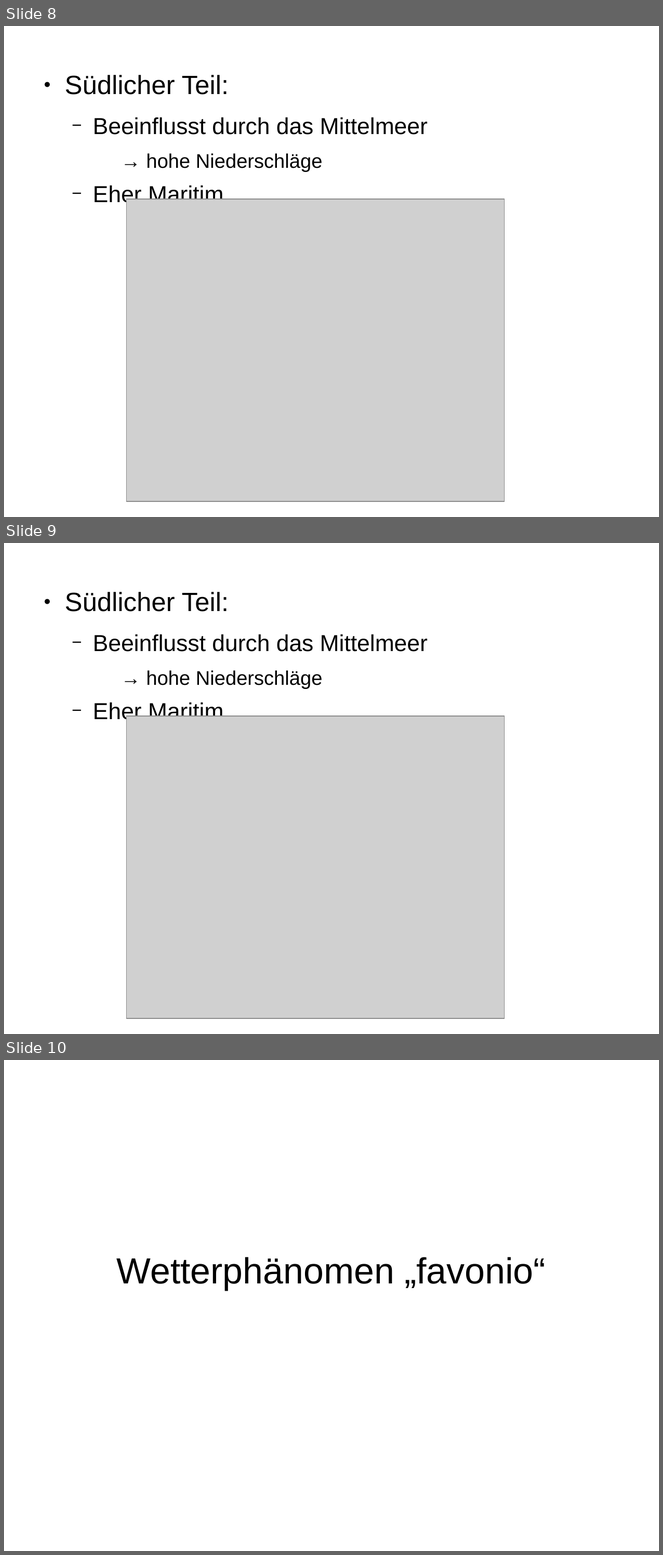
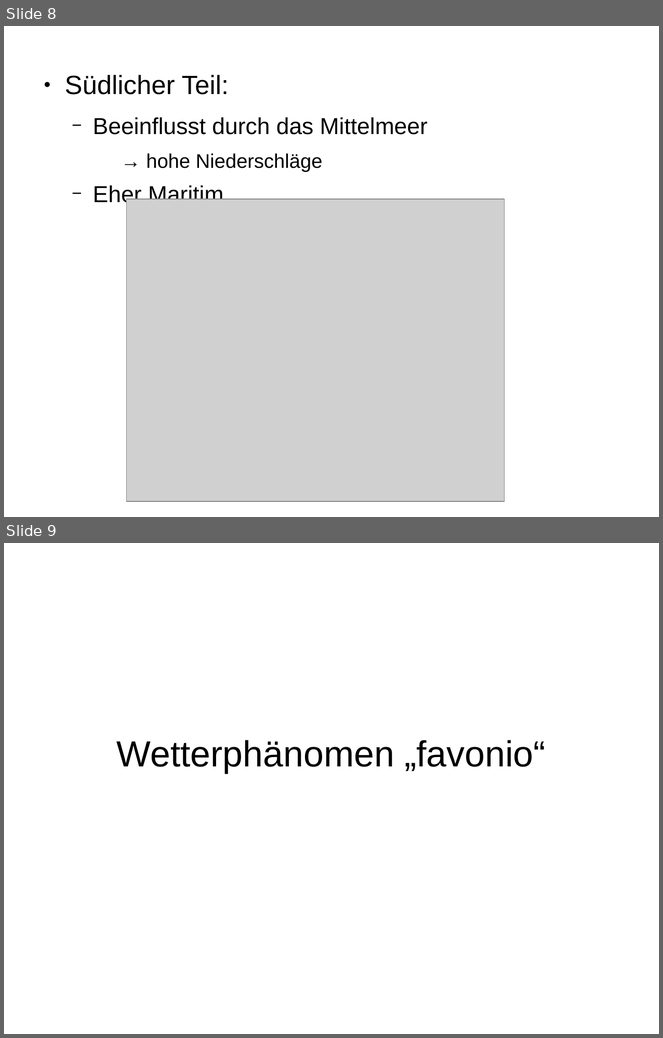
Before and after one commit to dawgermany/Praesentation-Alpen, a slide deck: Präsentationen/KlimaAlpenVortrag.odp. Shown one above the other, each under a label of ours: slides 8, 9 and 10 before the commit, slides 8 and 9 after it. The pictures are 663x1555 and 663x1038 pixels, drawn with LibreOffice and Linux fonts; fonts in the diff are those of the drawing; grey boxes stand for pictures. Boxes give left, top, right and bottom in pixels: in the first picture for what was removed or moved away, otherwise in the second. Text is boxed around its words. In the diff, an @@ line names an element or a change of style, - is before the commit and + after.

```diff
--- a/Präsentationen/KlimaAlpenVortrag.odp
+++ b/Präsentationen/KlimaAlpenVortrag.odp
@@ slide 9 removed at <box>4,543,659,1034</box>, background #FFFFFF @@
@@ text removed at <box>65,592,428,724</box> @@
-● Südlicher Teil:
-  − Beeinflusst durch das Mittelmeer
-    → hohe Niederschläge
-  − Eher Maritim
@@ picture removed at <box>127,716,505,1019</box> @@
@@ what was slide 10 is now slide 9 @@
```
Also in this commit, not shown: 1 slide changed, 3 other files.
